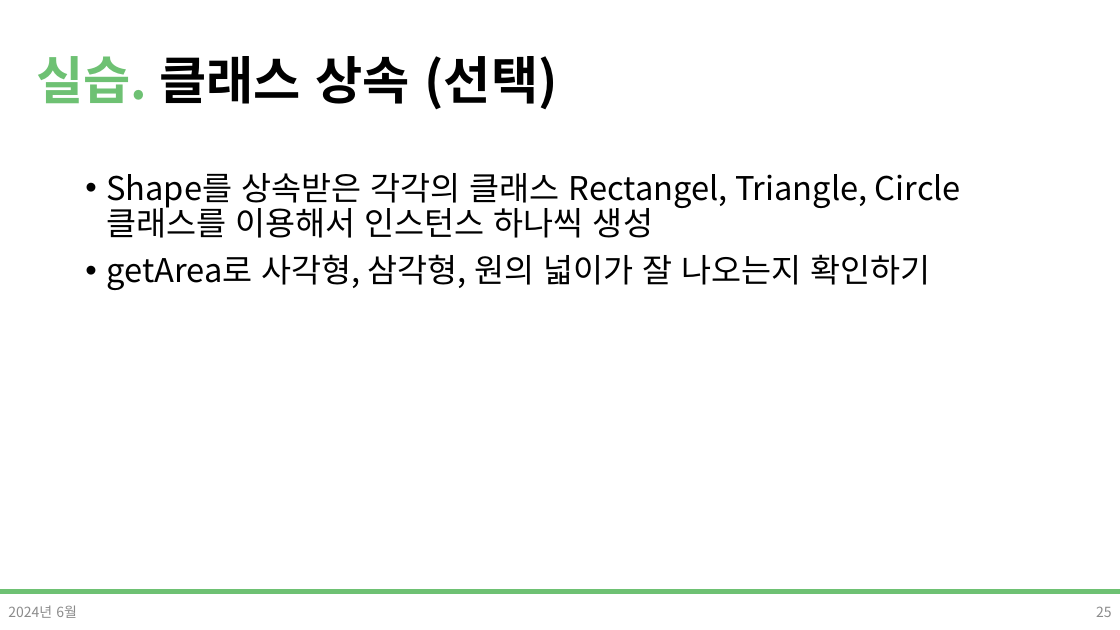
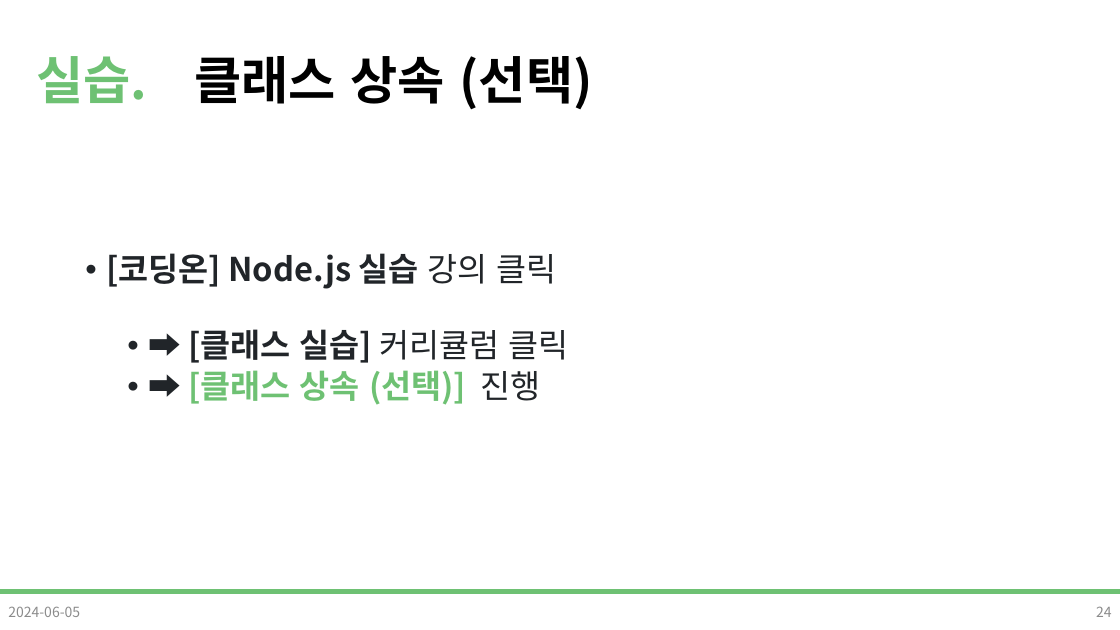
Before and after one commit to DevDamon0527/SeSAC_Yeongdeungpo_Campus_6th, a slide deck: slide 24 of material/[SeSAC_YDP_6] 09_Javascript_고급.pptx (slide 25 before the commit). Drawn at 1120x630 pixels with LibreOffice and Linux fonts; fonts in the diff are those of the drawing; background and template pictures are left out. Boxes give left, top, right and bottom in pixels: in the first picture for what was removed or moved away, otherwise in the second. Text is boxed around its words. In the diff, an @@ line names an element or a change of style, - is before the commit and + after.

```diff
--- a/material/[SeSAC_YDP_6] 09_Javascript_고급.pptx
+++ b/material/[SeSAC_YDP_6] 09_Javascript_고급.pptx
@@ title "실습. 클래스 상속 (선택)" rewrapped from bbox=[36, 56, 557, 110] to bbox=[36, 56, 592, 110] @@
@@ text at bbox=[106, 253, 569, 405]: text changed; text colour #000000 to #212529; bold on @@
-• Shape를 상속받은 각각의 클래스 Rectangel, Triangle, Circle 클래스를 이용해서 인스턴스 하나씩 생성
-• getArea로 사각형, 삼각형, 원의 넓이가 잘 나오는지 확인하기
+• [코딩온] Node.js 실습 강의 클릭
+  • ➡ [클래스 실습] 커리큘럼 클릭
+  • ➡ [클래스 상속 (선택)] 진행
@@ text at bbox=[8, 606, 80, 617]: text changed @@
-2024년 6월
+2024-06-05
@@ page number at bbox=[1096, 606, 1112, 617]: text changed @@
-25
+24
```
Also in this commit, not shown: 9 other slides changed, 1 slide added, 2 slides removed, 1 other file.
